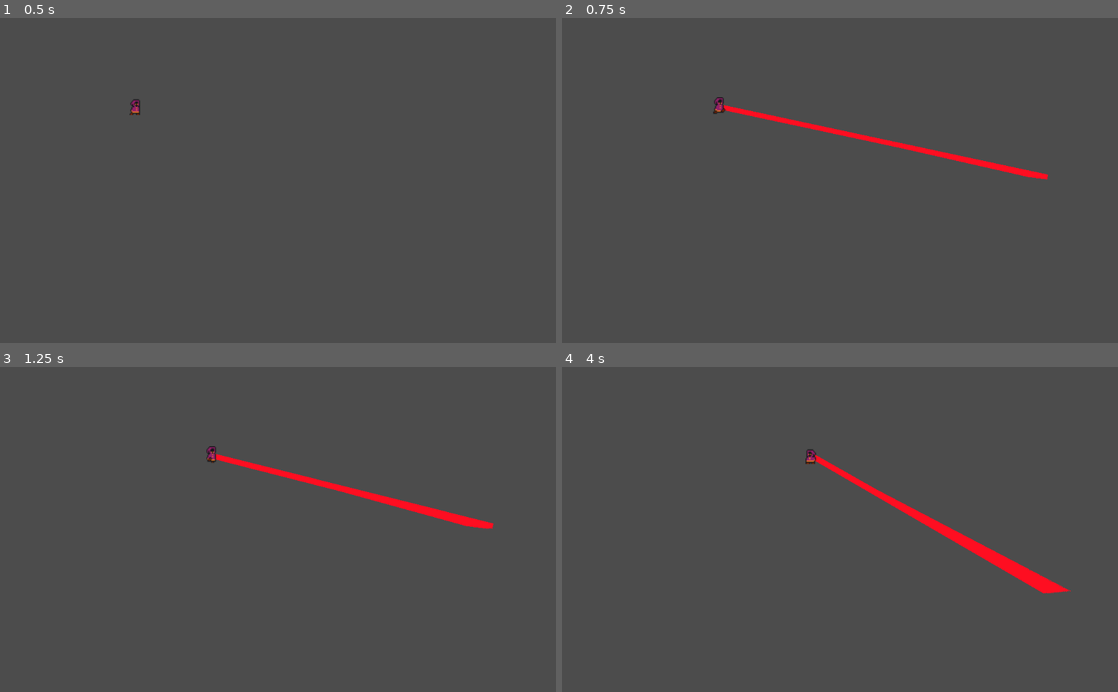
Above: before the commit, frames 1-4 (two rows, left to right).
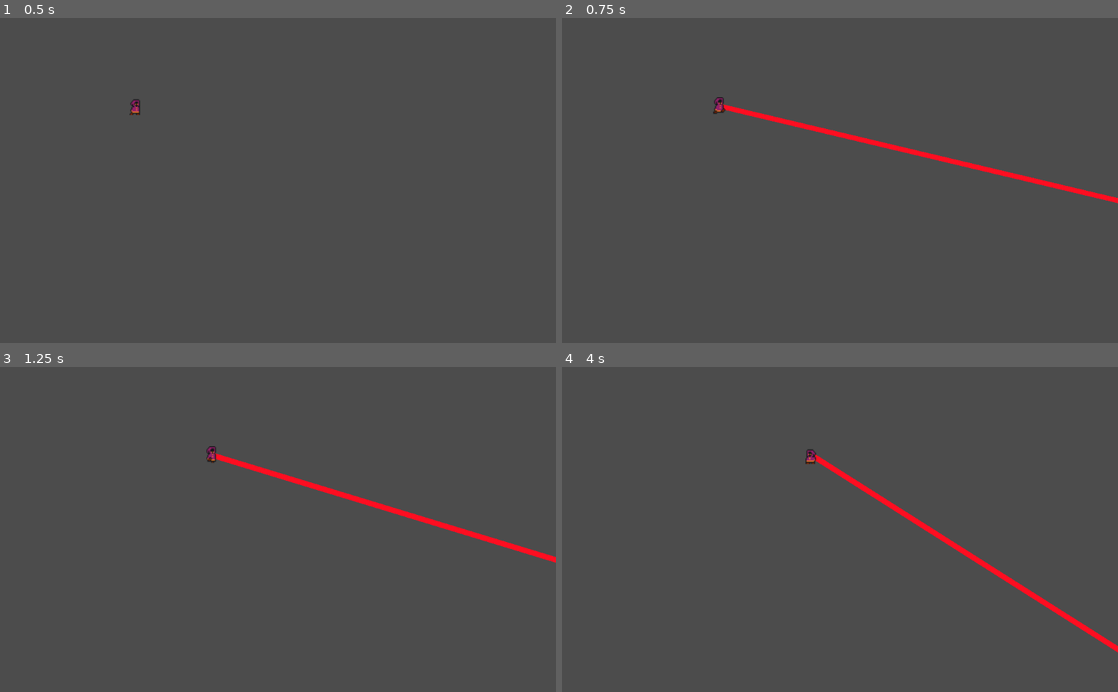
Above: after the commit, the same moments.

Repository: ohchaseoh/TheProtagonist
Game: Godot game, scene res://PlayerTester.tscn
Two runs of this game, one before a commit and one after it. Both use one fixed random seed, a clock stepped at 60 frames per second and the inputs below. The project has no main scene, so this scene is started directly.
Inputs (mouse positions are in pixels of both pictures, inside the frame that each line leads up to):
- Up to frame 1 (0.5 s): no input
- Up to frame 2 (0.75 s): tap Enter at 0.5 s; move the mouse to (962, 164) at 0.52 s; hold D (move_right) from 0.53 s (still down); hold L (laser) from 0.53 s (still down); click (962, 164) at 0.67 s
- Up to frame 3 (1.25 s): keep holding D (move_right); keep holding L (laser)
- Up to frame 4 (4 s): move the mouse to (728, 545) at 1.27 s; release D (move_right) at 1.28 s; release L (laser) at 1.28 s; hold S (move_down) 1.28-2.03 s; click (728, 545) at 1.35 s; move the mouse to (895, 458) at 2.02 s; hold D (move_right) 2.03-2.78 s; hold L (laser) 2.03-2.78 s; click (895, 458) at 2.17 s; move the mouse to (812, 594) at 2.77 s; hold W (move_up) 2.78-3.53 s; click (812, 594) at 2.85 s; move the mouse to (1006, 578) at 3.52 s; hold A (move_left) from 3.53 s (still down); hold L (laser) from 3.53 s (still down); click (1006, 578) at 3.67 s

Frame 1 is identical in both runs. In frame 2, 1.4% of the frame differs, in the area x 28-100%, y 26-58%; in frame 3, 1.9%; in frame 4, 2.2%, in the area x 45-100%, y 26-88%.

Commit message:
finished aiming

Diff:
--- a/laser.gd
+++ b/laser.gd
@@ -19,8 +19,12 @@
 #
 
 func _physics_process(delta: float) -> void:
-	cast_to = get_global_mouse_position() - player_position
 
+
+
+
+
+	cast_to = self.get_local_mouse_position() * 50
 	var cast_point := cast_to
 	force_raycast_update()
 	if is_colliding():
--- a/laser.tscn
+++ b/laser.tscn
@@ -9,13 +9,11 @@
 glow_bicubic_upscale = true
 
 [node name="RayCast2D" type="RayCast2D"]
-position = Vector2( 0, 1 )
 cast_to = Vector2( 10000, 0 )
 script = ExtResource( 1 )
 
 [node name="Line2D" type="Line2D" parent="."]
 position = Vector2( 113, 13 )
-rotation = -0.00174533
 points = PoolVector2Array( -113, -13, 8, -13 )
 default_color = Color( 1, 0.0585938, 0.13101, 1 )
 
